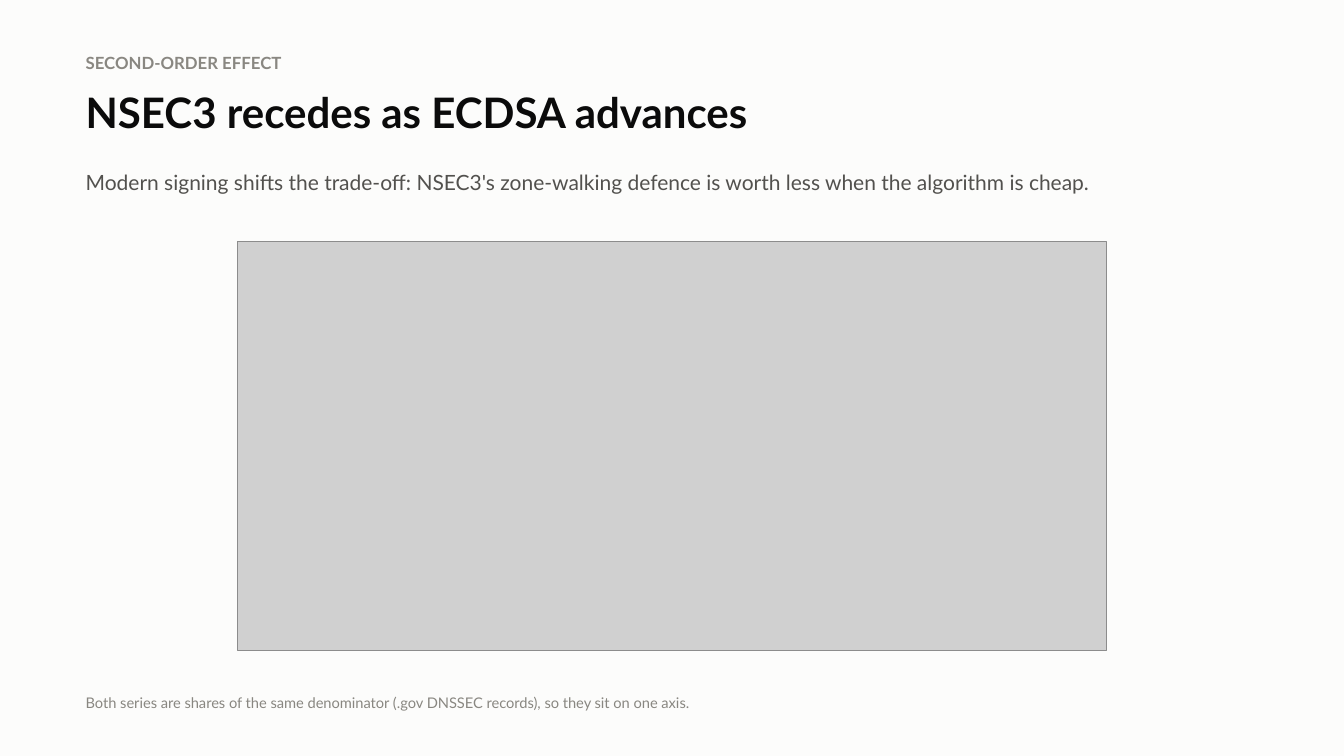
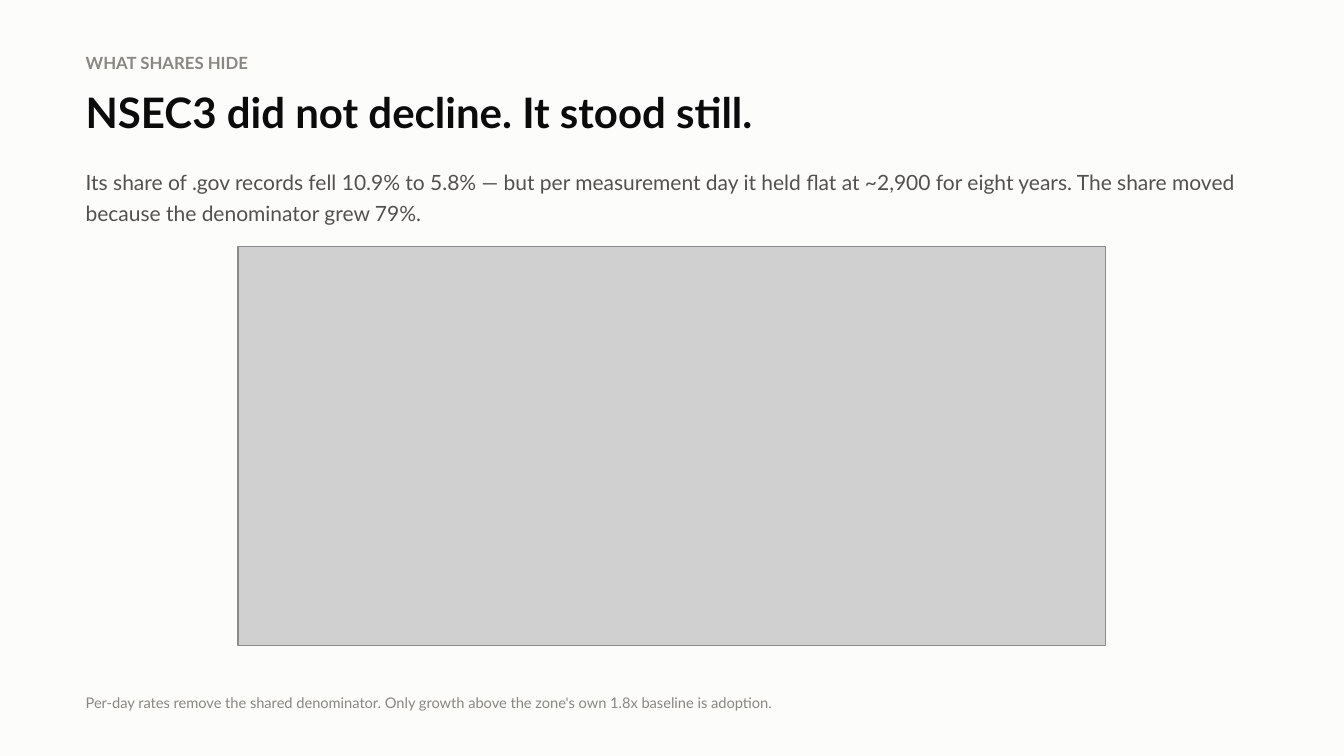
Before and after one commit to j776w781/rfc_adoption, a slide deck: slide 8 of out/analysis/dnssec_rfc_adoption.pptx. Drawn at 1344x756 pixels with LibreOffice and Linux fonts; fonts in the diff are those of the drawing; grey boxes stand for pictures. Boxes give left, top, right and bottom in pixels: in the first picture for what was removed or moved away, otherwise in the second. Text is boxed around its words. In the diff, an @@ line names an element or a change of style, - is before the commit and + after.

```diff
--- a/out/analysis/dnssec_rfc_adoption.pptx
+++ b/out/analysis/dnssec_rfc_adoption.pptx
@@ text at (86,57,248,69): text changed @@
-SECOND-ORDER EFFECT
+WHAT SHARES HIDE
@@ text at (86,96,752,129): text changed @@
-NSEC3 recedes as ECDSA advances
+NSEC3 did not decline. It stood still.
@@ text at (86,174,1234,225): text changed @@
-Modern signing shifts the trade-off: NSEC3's zone-walking defence is worth less when the algorithm is cheap.
+Its share of .gov records fell 10.9% to 5.8% — but per measurement day it held flat at ~2,900 for eight years. The share moved because the denominator grew 79%.
@@ picture: place and size @@
-picture at (238,242,1107,650)
+picture at (238,247,1106,645)
@@ text at (86,697,772,711): text changed @@
-Both series are shares of the same denominator (.gov DNSSEC records), so they sit on one axis.
+Per-day rates remove the shared denominator. Only growth above the zone's own 1.8x baseline is adoption.
```
Also in this commit, not shown: 1 other slide changed, 3 other files.
